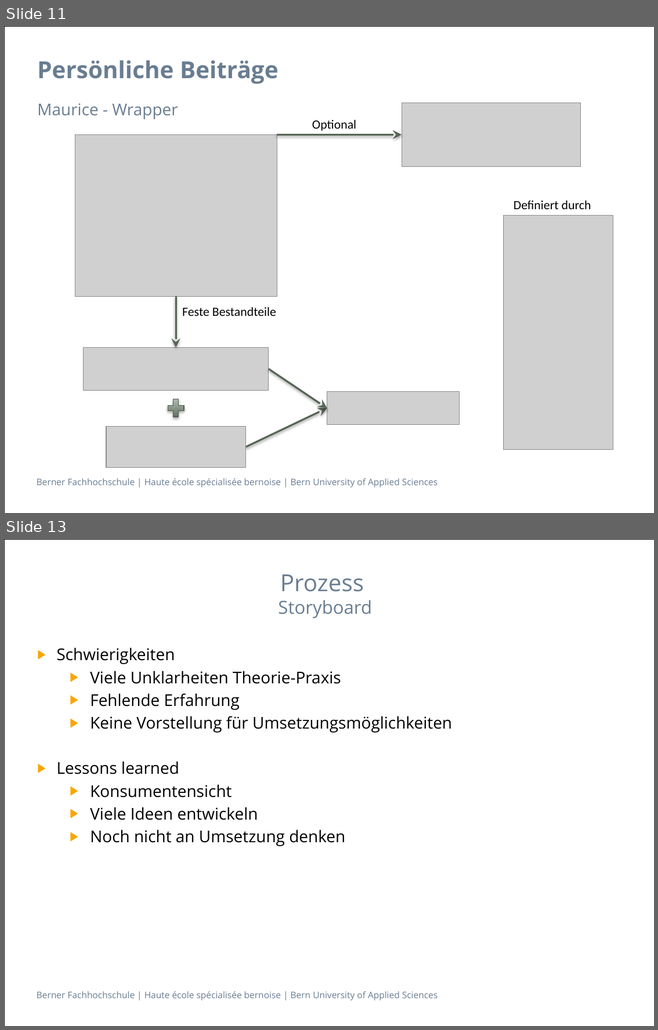
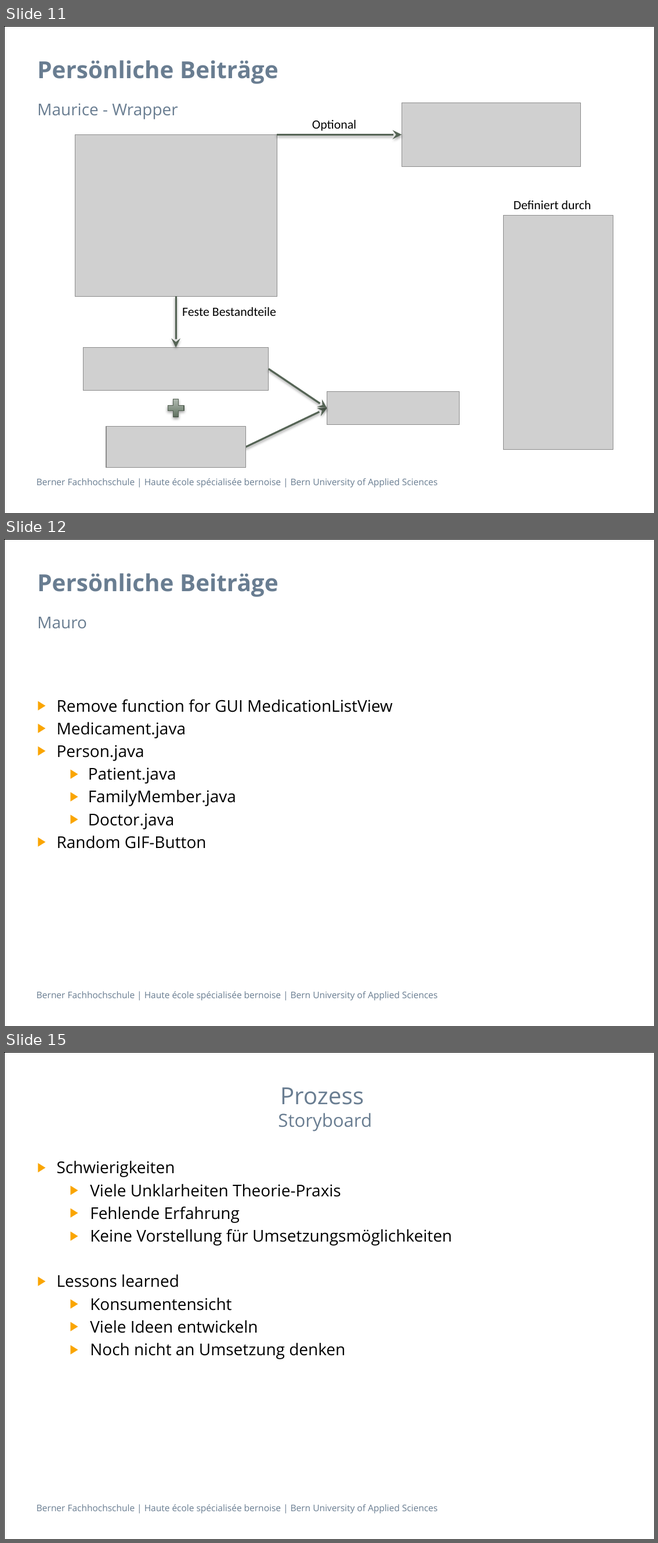
Before and after one commit to zyssm4/ch.bfh.btx8081.w2015.red, a slide deck: doc/Task14/task14_presentation Schlurp.pptx. Shown one above the other, each under a label of ours: slides 11 and 13 before the commit, slides 11, 12 and 15 after it; the slides between them are not shown. The pictures are 658x1030 and 658x1543 pixels, drawn with LibreOffice and Linux fonts; fonts in the diff are those of the drawing; grey boxes stand for pictures; background and template pictures are left out. Boxes give left, top, right and bottom in pixels: in the first picture for what was removed or moved away, otherwise in the second. Text is boxed around its words. In the diff, an @@ line names an element or a change of style, - is before the commit and + after.

```diff
--- a/doc/Task14/task14_presentation Schlurp.pptx
+++ b/doc/Task14/task14_presentation Schlurp.pptx
@@ slide 12 added at [4, 539, 654, 1026], background #FFFFFF; not listed: 2 template elements that a slide beside it also shows @@
@@ title added at [37, 573, 278, 597], 26 pt, text #697D91, bold @@
+Persönliche Beiträge
@@ text added at [37, 617, 87, 628], 18 pt, text #697D91 @@
+Mauro
@@ text added at [57, 699, 393, 849], 18 pt, text #000000 @@
+▶ Remove function for GUI MedicationListView
+▶ Medicament.java
+▶ Person.java
+  ▶ Patient.java
+  ▶ FamilyMember.java
+  ▶ Doctor.java
+▶ Random GIF-Button
@@ what was slide 13 is now slide 15 @@
```
Also in this commit, not shown: 1 slide changed, 1 other slide added.
